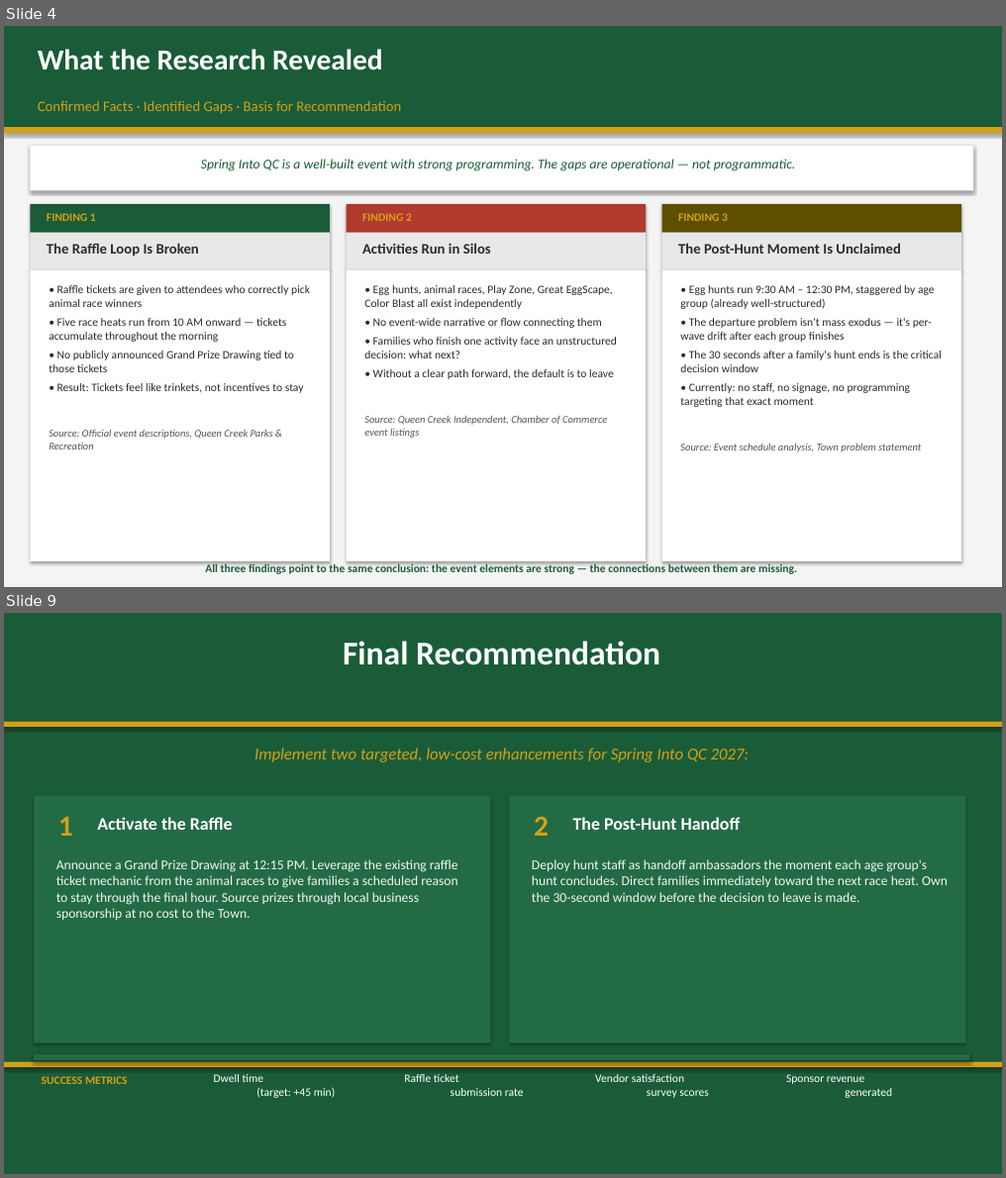
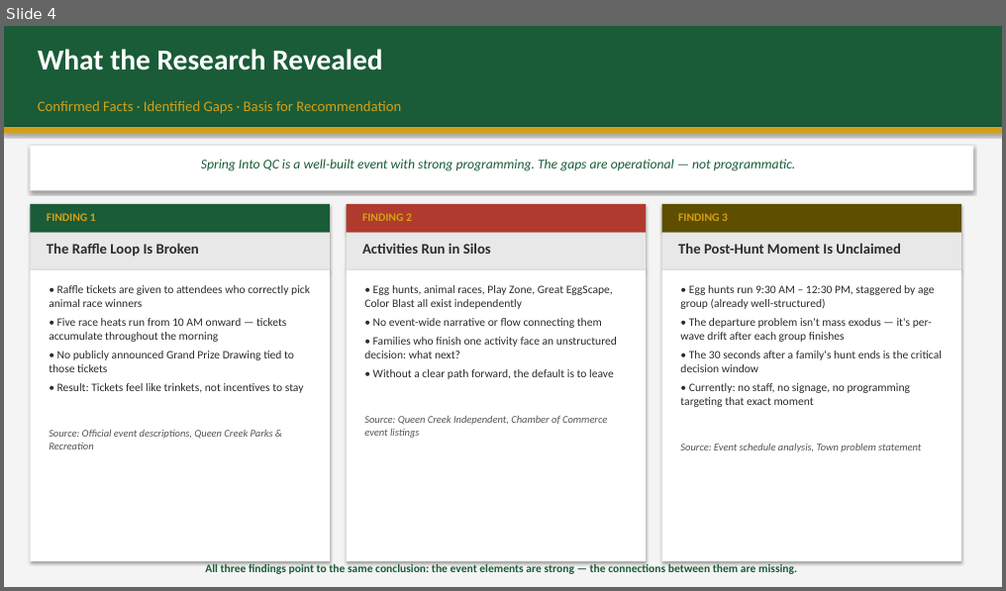
Before and after one commit to billy12/qc, a slide deck: SpringIntoQC_Presentation.pptx. Shown one above the other, each under a label of ours: slides 4 and 9 before the commit, slide 4 after it; the slides between them are not shown. The pictures are 1006x1178 and 1006x591 pixels, drawn with LibreOffice and Linux fonts; fonts in the diff are those of the drawing. Boxes give left, top, right and bottom in pixels: in the first picture for what was removed or moved away, otherwise in the second. Text is boxed around its words. In the diff, an @@ line names an element or a change of style, - is before the commit and + after.

```diff
--- a/SpringIntoQC_Presentation.pptx
+++ b/SpringIntoQC_Presentation.pptx
@@ slide 9 removed at box(4, 613, 1002, 1174), background #FFFFFF @@
@@ rectangle removed at box(4, 613, 1002, 1174) @@
@@ text removed at box(343, 641, 660, 665) @@
-Final Recommendation
@@ rectangle removed at box(4, 722, 1002, 727) @@
@@ text removed at box(254, 748, 748, 762) @@
-Implement two targeted, low-cost enhancements for Spring Into QC 2027:
@@ rectangle removed at box(34, 796, 491, 1044) @@
@@ text removed at box(58, 817, 73, 836) @@
-1
@@ text removed at box(97, 817, 233, 830) @@
-Activate the Raffle
@@ rectangle removed at box(509, 796, 966, 1044) @@
@@ text removed at box(534, 816, 548, 836) @@
-2
@@ text removed at box(573, 817, 741, 830) @@
-The Post-Hunt Handoff
@@ text removed at box(56, 860, 458, 921) @@
-Announce a Grand Prize Drawing at 12:15 PM. Leverage the existing raffle ticket mechanic from the animal races to give families a scheduled reason to stay through the final hour. Source prizes through local business sponsorship at no cost to the Town.
@@ text removed at box(532, 860, 947, 902) @@
-Deploy hunt staff as handoff ambassadors the moment each age group's hunt concludes. Direct families immediately toward the next race heat. Own the 30-second window before the decision to leave is made.
@@ rectangle removed at box(34, 1055, 969, 1060) @@
@@ rectangle removed at box(4, 1062, 1002, 1067) @@
@@ text removed at box(42, 1076, 128, 1084) @@
-SUCCESS METRICS
@@ text removed at box(214, 1074, 335, 1098) @@
-Dwell time
-(target: +45 min)
@@ text removed at box(404, 1074, 524, 1096) @@
-Raffle ticket
-submission rate
@@ text removed at box(595, 1074, 709, 1098) @@
-Vendor satisfaction
-survey scores
@@ text removed at box(786, 1074, 892, 1098) @@
-Sponsor revenue
-generated
```
Also in this commit, not shown: 4 slides changed, 4 slides added, 1 other slide removed, 7 other files.
